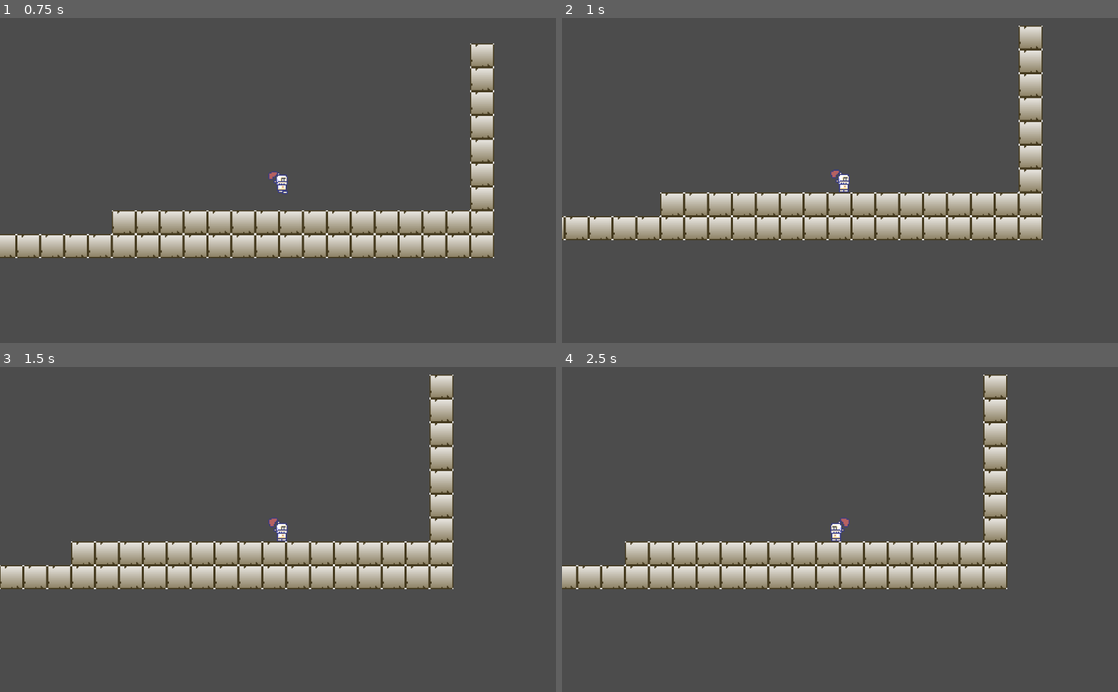
Above: before the commit, frames 1-4 (two rows, left to right).
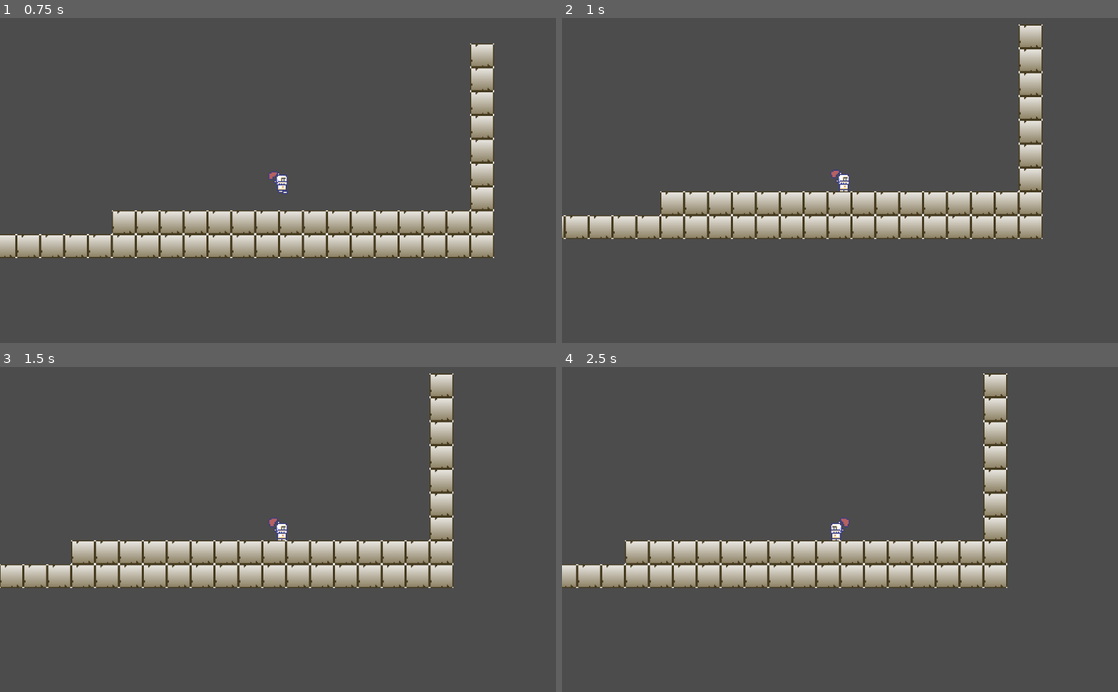
Above: after the commit, the same moments.

Repository: ltjastad/liamproject1
Game: Godot game, scene res://scenes/maingame/game.tscn
Two runs of this game, one before a commit and one after it. Both use one fixed random seed, a clock stepped at 60 frames per second and the inputs below.
Inputs:
- Up to frame 1 (0.75 s): hold Right (ui_right) from 0.53 s (still down)
- Up to frame 2 (1 s): keep holding Right (ui_right)
- Up to frame 3 (1.5 s): keep holding Right (ui_right)
- Up to frame 4 (2.5 s): release Right (ui_right) at 2.03 s; hold Left (ui_left) from 2.03 s (still down)

Frame 1 is identical in both runs. In frame 2, 2.1% of the frame differs, in the area x 0-87%, y 1-69%; in frame 3, 2.1%; in frame 4, 2.1%.

Commit message:
Update player.tscn
new collision shape for player

Diff:
--- a/objects/player/player.tscn
+++ b/objects/player/player.tscn
@@ -3,9 +3,8 @@
 [ext_resource path="res://objects/player/knight/knight.tscn" type="PackedScene" id=1]
 [ext_resource path="res://objects/player/player.gd" type="Script" id=2]
 
-[sub_resource type="CapsuleShape2D" id=1]
-radius = 9.0
-height = 4.0
+[sub_resource type="RectangleShape2D" id=1]
+extents = Vector2( 5.5, 8 )
 
 [node name="player" type="KinematicBody2D"]
 script = ExtResource( 2 )
@@ -13,4 +12,5 @@
 [node name="sprite" parent="." instance=ExtResource( 1 )]
 
 [node name="CollisionShape2D" type="CollisionShape2D" parent="."]
+position = Vector2( -2.5, 2 )
 shape = SubResource( 1 )
